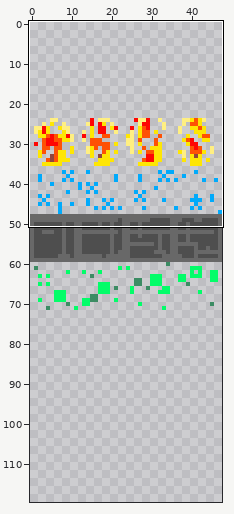
A sprite sheet gets an edit: assets/effects.png. The picture above shows the old version from afar; the outline marks the close-up.
Close-up. First the earlier version:
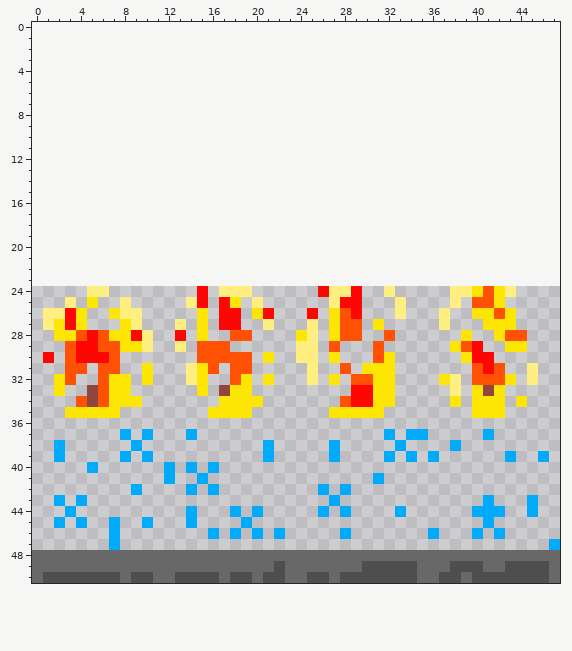
The file is 96x60 pixels. Shown: x 0..47, y 0..50. The old version is drawn lined up with the new one, on the new canvas. The commit also changed other parts of the picture, which this record leaves out.
And afterwards:
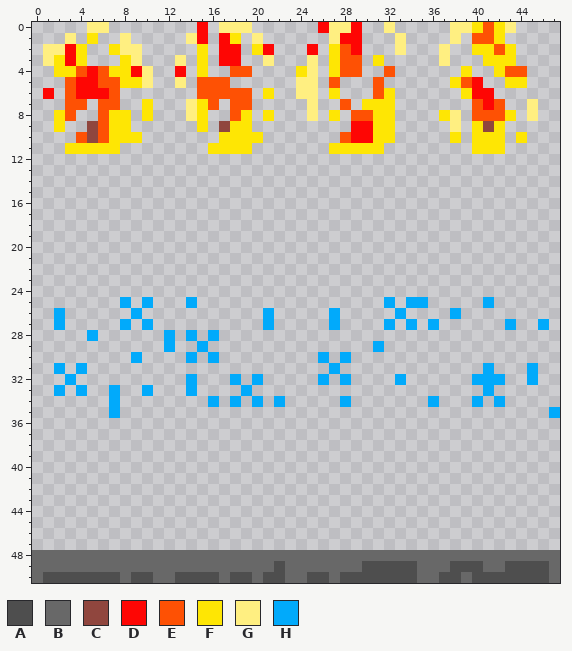
Palette (. is transparent): A #4e4e4e  B #686868  C #90463e  D #fe0604  E #fe5104  F #fee604  G #ffef81  H #01aafb
Difference:
canvas 96x60 -> 48x120, the old top-left corner now at 0,24 (the part of the old canvas that was cut away was empty and is not shown)
@@ x 0..47 @@
- 0 ................................................
- 1 ................................................
- 2 ................................................
- 3 ................................................
- 4 ................................................
- 5 ................................................
- 6 ................................................
- 7 ................................................
- 8 ................................................
- 9 ................................................
-10 ................................................
-11 ................................................
+ 0 .....GG........D.GGG......DGGD..G.....GGFEFG....
+ 1 ...G.F..G.....GD.DF.G......GDD...G....G.EEF.....
+ 2 .GGDF..FGG.....F.DD.FD...D.FED...G...G..FFEF....
+ 3 .GFDF...FG...G.F.DD..G...G.FEE.F.....G...FFF....
+ 4 ..FFEDEFFDG..D.F..EE....FG.FEE..E......F..FEE...
+ 5 ...EDDEEFFG..G.EEE......GG.E...E......FED..FF...
+ 6 .D.EDDDE.......EEEEE.F..GG.F...EF......FDD......
+ 7 ...EE.EE..F...GFE.EE.....G..E.FFF.......EDE..G..
+ 8 ..FE..EFF.F...GF..EF.F...G.F.EEFF....FG.EEEF.G..
+ 9 ..F..CEFF......F.CFF.........DDFF.....G.FCF.....
+10 ....ECEFFF.......FFFF.......EDDFF.....F.FFF.F...
+11 ...FFFFF........FFFF.......FFFFF........FFF.....
 12 ................................................
@@ x 0..47 @@
 23 ................................................
-24 .....GG........D.GGG......DGGD..G.....GGFEFG....
-25 ...G.F..G.....GD.DF.G......GDD...G....G.EEF.....
-26 .GGDF..FGG.....F.DD.FD...D.FED...G...G..FFEF....
-27 .GFDF...FG...G.F.DD..G...G.FEE.F.....G...FFF....
-28 ..FFEDEFFDG..D.F..EE....FG.FEE..E......F..FEE...
-29 ...EDDEEFFG..G.EEE......GG.E...E......FED..FF...
-30 .D.EDDDE.......EEEEE.F..GG.F...EF......FDD......
-31 ...EE.EE..F...GFE.EE.....G..E.FFF.......EDE..G..
-32 ..FE..EFF.F...GF..EF.F...G.F.EEFF....FG.EEEF.G..
-33 ..F..CEFF......F.CFF.........DDFF.....G.FCF.....
-34 ....ECEFFF.......FFFF.......EDDFF.....F.FFF.F...
-35 ...FFFFF........FFFF.......FFFFF........FFF.....
+24 ................................................
+25 ........H.H...H.................H.HH.....H......
+26 ..H......H...........H.....H.....H....H.........
+27 ..H.....H.H..........H.....H....H.H.H......H..H.
+28 .....H......H.H.H...............................
+29 ............H..H...............H................
+30 .........H....H.H.........H.H...................
+31 ..H.H......................H.............H...H..
+32 ...H..........H...H.H.....H.H....H......HHH..H..
+33 ..H.H..H..H...H....H.....................H......
+34 .......H........H.H.H.H.....H.......H...H.H.....
+35 .......H.......................................H
 36 ................................................
-37 ........H.H...H.................H.HH.....H......
-38 ..H......H...........H.....H.....H....H.........
-39 ..H.....H.H..........H.....H....H.H.H......H..H.
-40 .....H......H.H.H...............................
-41 ............H..H...............H................
-42 .........H....H.H.........H.H...................
-43 ..H.H......................H.............H...H..
-44 ...H..........H...H.H.....H.H....H......HHH..H..
-45 ..H.H..H..H...H....H.....................H......
-46 .......H........H.H.H.H.....H.......H...H.H.....
-47 .......H.......................................H
+37 ................................................
+38 ................................................
+39 ................................................
+40 ................................................
+41 ................................................
+42 ................................................
+43 ................................................
+44 ................................................
+45 ................................................
+46 ................................................
+47 ................................................
 48 BBBBBBBBBBBBBBBBBBBBBBBBBBBBBBBBBBBBBBBBBBBBBBBB
Pixel boxes of the changes (left, top, right, bottom) in both close-ups:
added: (43, 22, 538, 154)
changed: (43, 286, 560, 550)
